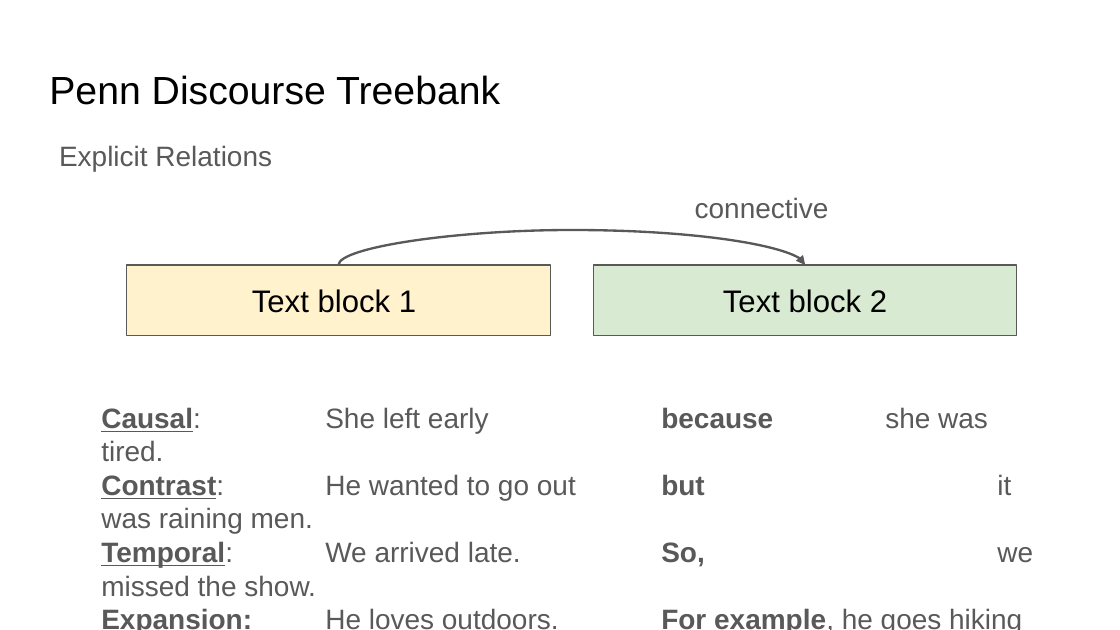
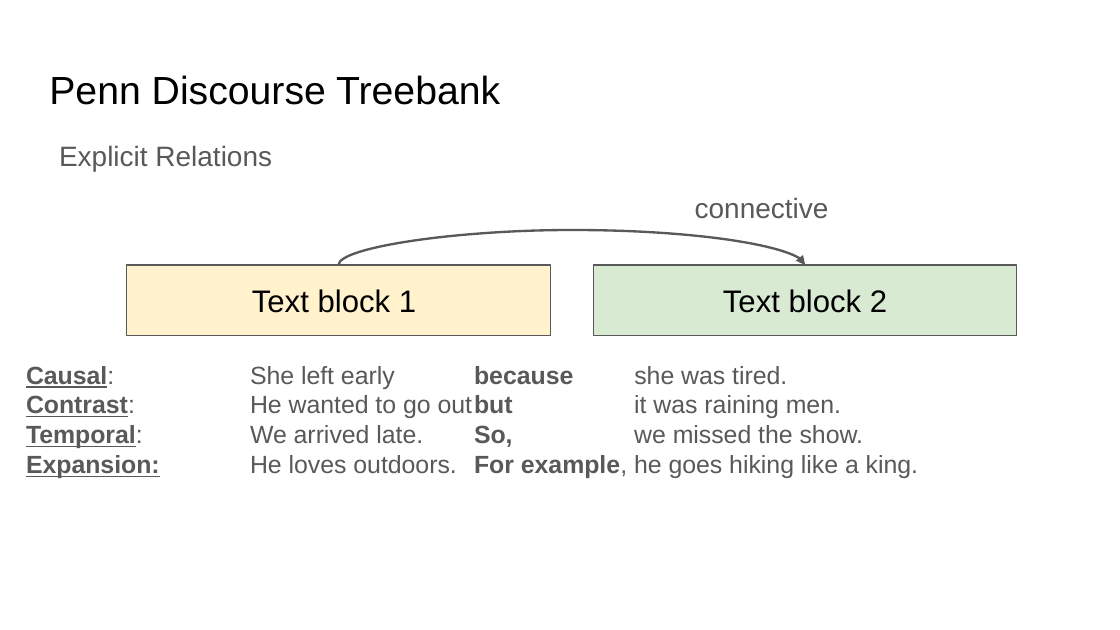
Before and after one commit to jonmay/USC-CS662, a slide deck: slide 7 of assets/files/discourse.pptx. Drawn at 1120x630 pixels with LibreOffice and Linux fonts; fonts in the diff are those of the drawing. Boxes give left, top, right and bottom in pixels: in the first picture for what was removed or moved away, otherwise in the second. Text is boxed around its words. In the diff, an @@ line names an element or a change of style, - is before the commit and + after.

Commit message:
discourse tweak

```diff
--- a/assets/files/discourse.pptx
+++ b/assets/files/discourse.pptx
@@ text "Causal: She left early because ..." moved from (x1=101, y1=407, x2=1022, y2=630) to (x1=26, y1=366, x2=918, y2=478) @@
@@ text "Causal: She left early because ..." at (x1=26, y1=366, x2=918, y2=478): size 18 to 16 pt @@
```
Also in this commit, not shown: 17 other slides changed, 1 slide removed, 1 other file.
